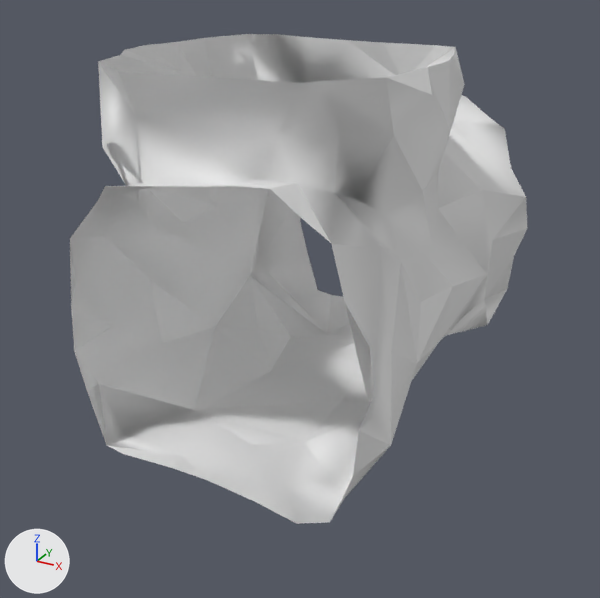
Before and after pictures for a commit that changed the glTF model Rogue-Robots/Assets/Models/ModularBlocks/TVertical1Connector_Col.gltf.
Camera for both pictures: a camera (50 mm lens) standing at (4.38, -8.27, 6.16) and looking at (0.03, -0.35, 2.2). Every picture has the same lights, and +X, +Y and +Z are marked at lower left. Vertices at the same position are counted once.

Objects in the first picture: 'TVertical1Connector_Col'.
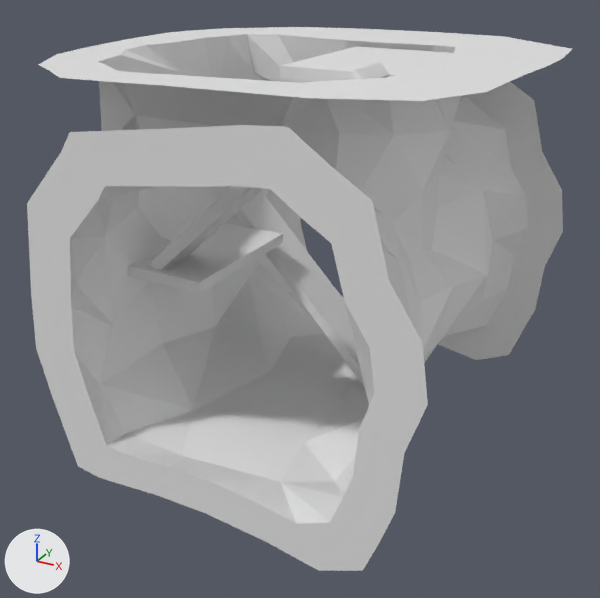
Boxes [x1, y1, x2, y2] around the edits, measured in the pictures (600 x 598 px):
'TVertical1Connector_Col', reshaped (19% wider, 11% taller): before [70, 34, 527, 524]; after [27, 27, 572, 571]
part 1 of me_scene_055, added: after [127, 223, 283, 293]
part 2 of me_scene_055, added: after [280, 46, 454, 81]
part 3 of me_scene_055, added: after [27, 27, 572, 571]
part 4 of me_scene_055, added: after [235, 191, 364, 385]

Edits to the bpy script that builds the scene:
```text
Change me_scene_055:
    used by ob_tvertical1connector_col; location = (0.0, 0.0, 0.0)
    remove me_scene_055.from_pydata(...)  # 170 vertices, 272 faces; spans x -1.93..1.94, y -2.5..2.5, z 0.73..5.0
    add me_scene_055.from_pydata(...)  # 272 vertices, 460 faces; spans x -2.5..2.51, y -2.71..2.5, z 0.38..5.08
    me_scene_055 part 1: a new loose piece, a box spanning x -1.73..-0.5, y -1.62..0.18, z 2.65..2.77
    me_scene_055 part 2: a new loose piece, a box spanning x 0.07..1.62, y -0.85..0.94, z 4.83..4.95
    me_scene_055 part 3
    78 vertices are added at x -2.5..2.51, y -2.71..2.5, z 0.38..5.08
    152 new faces join them
    me_scene_055 part 4
    8 vertices are added at x -1.37..0.98, y -0.03..0.79, z 0.96..3.11
    12 new faces join them
    me_scene_055 part 5: the surface is now shaded flat
```
